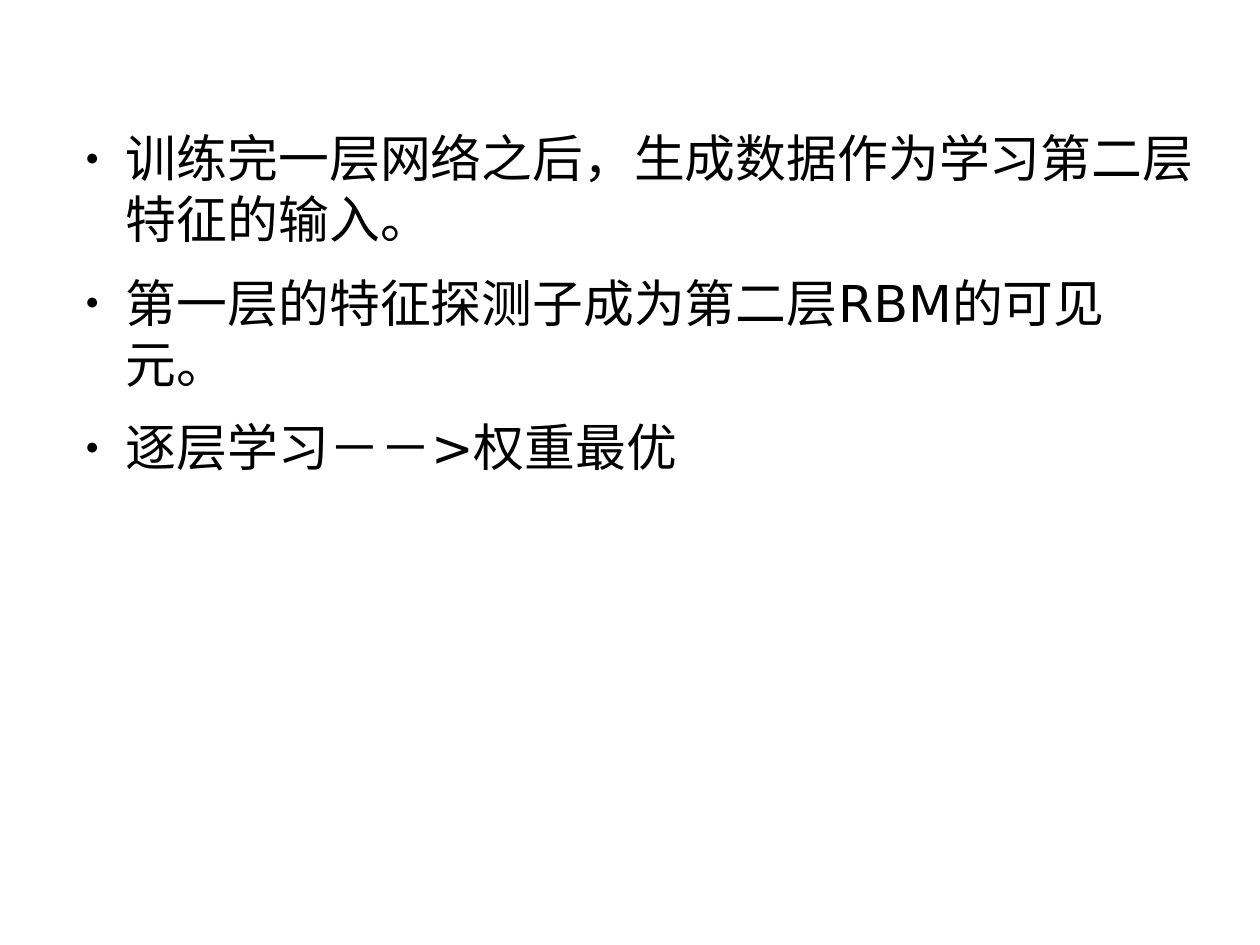
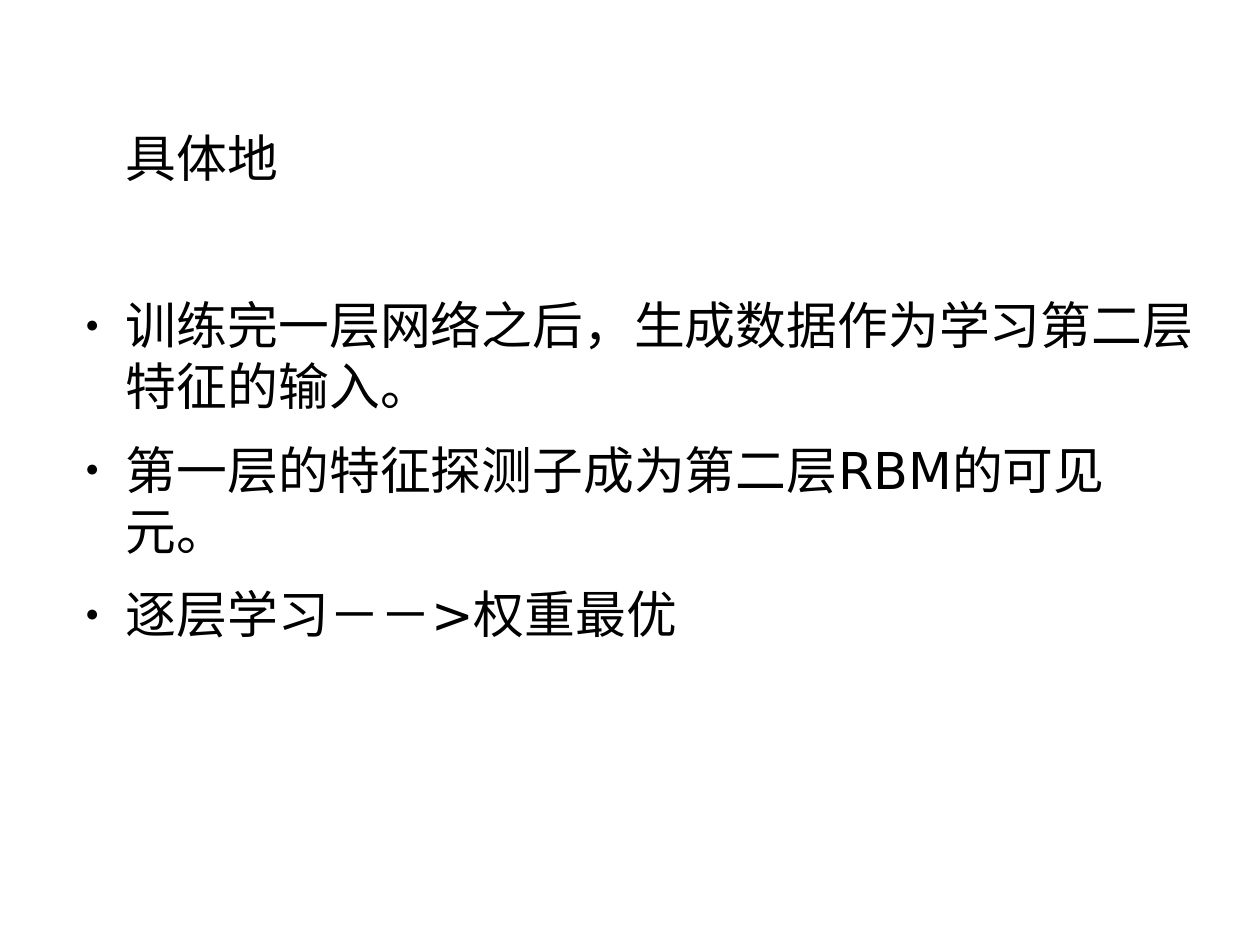
Before and after one commit to Mch233/Mch, a slide deck: slide 13 of work/ｐｐｔ２００６.odp (slide 14 before the commit). Drawn at 1260x945 pixels with LibreOffice and Linux fonts; fonts in the diff are those of the drawing. Boxes give left, top, right and bottom in pixels: in the first picture for what was removed or moved away, otherwise in the second. Text is boxed around its words. In the diff, an @@ line names an element or a change of style, - is before the commit and + after.

```diff
--- a/work/ｐｐｔ２００６.odp
+++ b/work/ｐｐｔ２００６.odp
@@ text at (126, 134, 278, 181): paragraph added @@
+具体地
```
Also in this commit, not shown: 4 other slides changed, 4 slides added, 3 slides removed, 4 other files.
